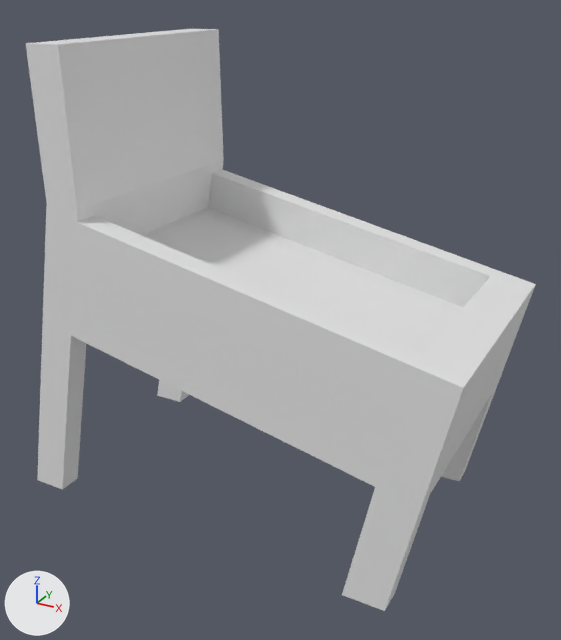
What one commit did to the glTF model 3d objects/fdsa.glb.
One viewpoint serves both versions: a 50 mm camera at (2.34, -4.36, 3.57) aimed at (-0.04, -0.04, 1.41). Arrows for +X, +Y and +Z are at lower left; the lights stay in place. The older version comes first.
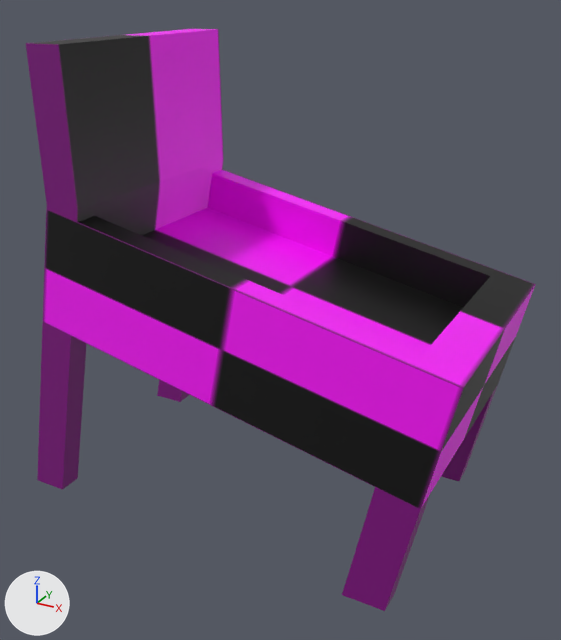
The change, as a list of edits to the scene's bpy script:
```text
Add img_images:
    img_images = load_image('images', '_unpacked/images', 200, 200, 'sRGB')
Add mat_material_001:
    mat_material_001 = principled_material('Material.001')
    mat_material_001.texture = img_images
Change me_cube_001:
    where me_cube_001.from_pydata(...)  # 68 vertices, 132 faces; spans x -1.0..1.14, y -1.0..1.0, z -3.47..4.44
    add me_cube_001.materials.append(mat_material_001)  # picture img_images
```

Pixel boxes [x1, y1, x2, y2] of what changed, in the pictures (561 x 640 px):
'Cube', recoloured (darker)
    both: [26, 29, 536, 611]
